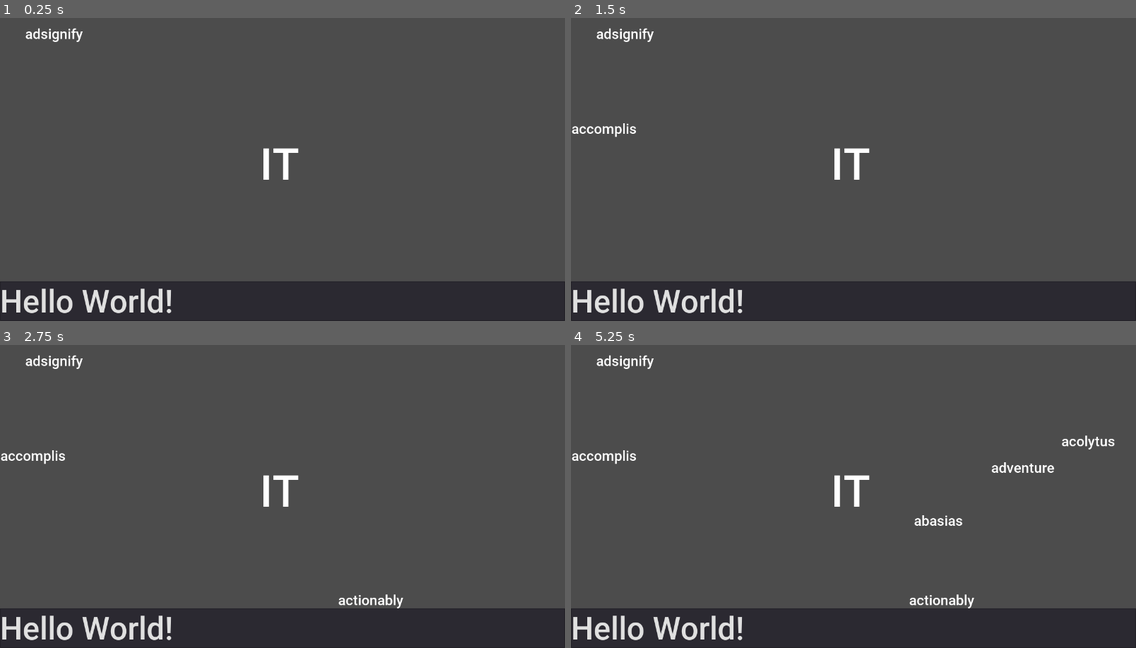
Above: before the commit, frames 1-4 (two rows, left to right).
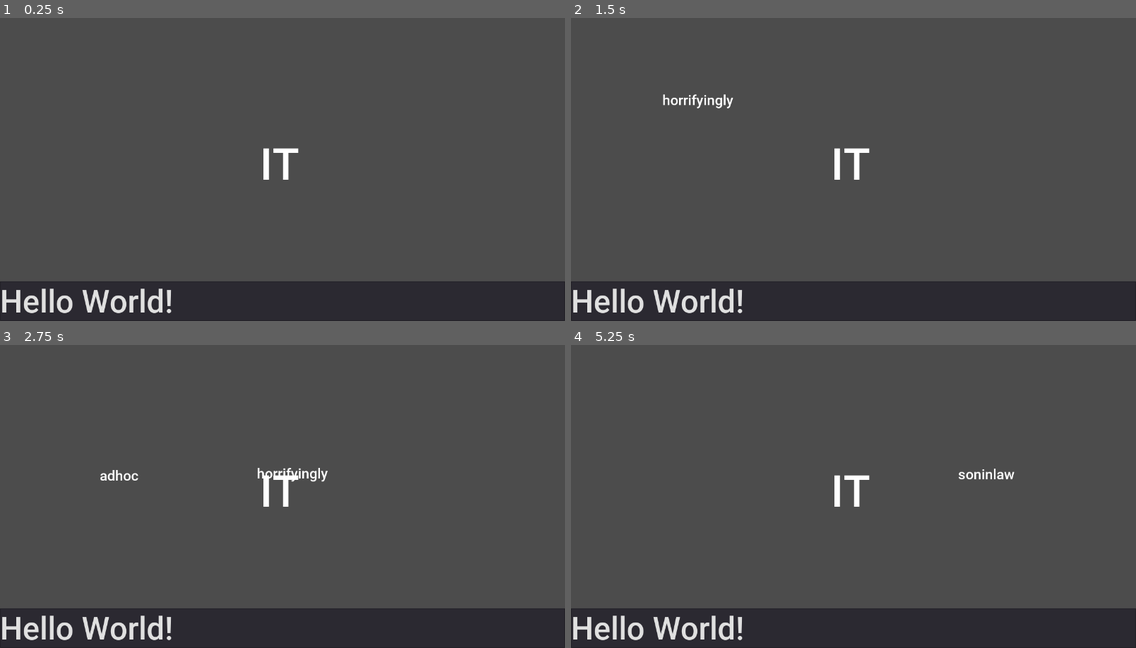
Above: after the commit, the same moments.

Repository: Hedgy134117/ld46
Game: Godot game, scene res://src/Scenes/Main.tscn
The game is run twice, just before and just after one commit, with the same random seed, the same clock (stepped at 60 frames per second) and the same inputs.
Inputs:
- Up to frame 1 (0.25 s): no input
- Up to frame 2 (1.5 s): tap Enter at 0.5 s
- Up to frame 3 (2.75 s): no input
- Up to frame 4 (5.25 s): no input

The runs differ from the first frame. In frame 1, 0.2% of the frame differs, in the area x 4-15%, y 3-8%; in frame 2, 0.6%; in frame 3, 0.9%; in frame 4, 1.2%, in the area x 0-97%, y 3-87%.

Commit message:
words moving toward IT start

Diff:
--- a/src/Objects/Word.gd
+++ b/src/Objects/Word.gd
@@ -2,12 +2,21 @@
 
 
 var word = ""
+var speed = 5
+
+func _ready() -> void:
+	choose_word()
+
+
+func _process(_delta: float) -> void:
+	moveToIt()
+
 
 func choose_word():
 	var f = File.new()
 	f.open("res://assets/words.txt", File.READ)
 	randomize()
-	var index = randi() % 5000
+	var index = randi() % 58000
 
 	var lineCounter = 0
 	while not f.eof_reached():
@@ -20,8 +29,23 @@
 	f.close()
 
 
-func _ready() -> void:
-	choose_word()
+func moveToIt() -> void:
+	var it = get_node("/root/Control/IT")
+	var itPos = it.rect_position
+	var dif = itPos - self.rect_position
+
+	if dif.x >= -10 and dif.x <= 10 and dif.y >= -10 and dif.y <= 10:
+		queue_free()
+	else:
+		if dif.x > 0:
+			self.rect_position.x += speed
+		else:
+			self.rect_position.x -= speed
+
+		if dif.y > 0:
+			self.rect_position.y += speed
+		else:
+			self.rect_position.y -= speed
 
 
 func set_word_position(pos: Vector2) -> void:
--- a/src/Objects/WordSpawner.gd
+++ b/src/Objects/WordSpawner.gd
@@ -1,14 +1,11 @@
 extends Control
 
-
-func _ready() -> void:
-	spawn_word()
 
 func spawn_word() -> void:
 	var obj = load("res://src/Objects/Word.tscn")
 	obj = obj.instance()
 	var newPos = Vector2(rand_range(0, 1280), rand_range(0, 720))
-	print(newPos)
+
 	obj.set_word_position(newPos)
 	get_node("/root/Control").call_deferred("add_child", obj)
 
Binary file added: assets/stopping-hand-isolated-over-white-260nw-25571251.webp
Not shown, added: assets/stopping-hand-isolated-over-white-260nw-25571251.webp.import
Not shown, changed: assets/words.txt
